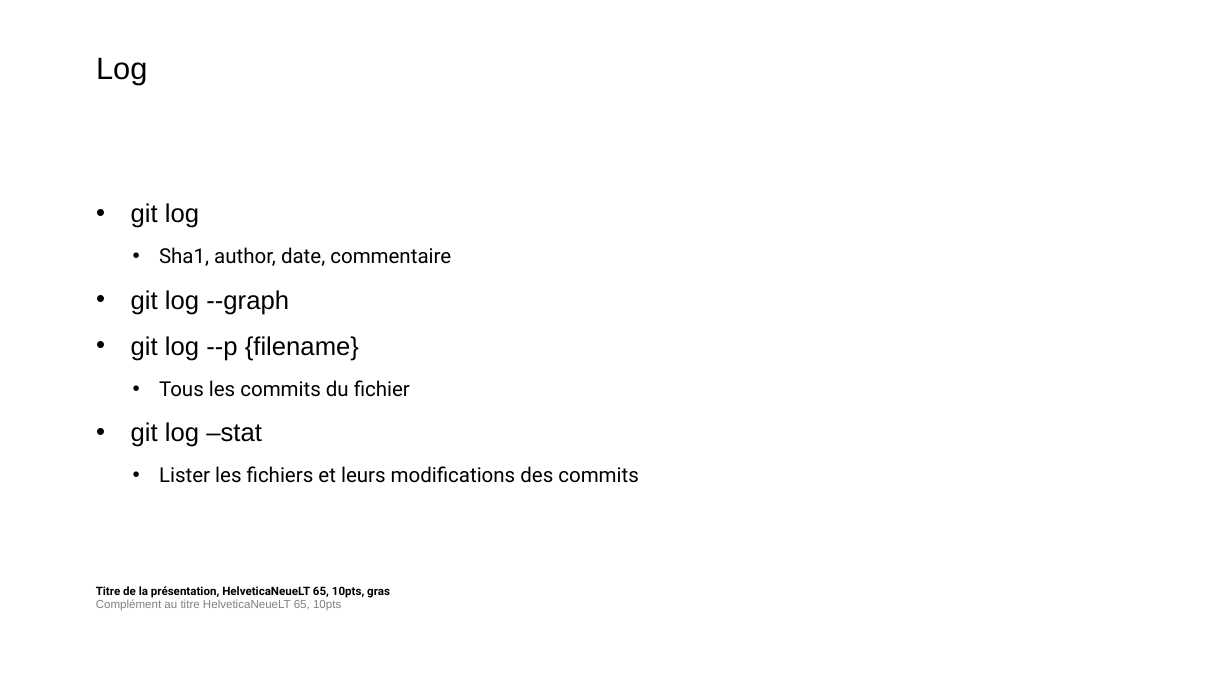
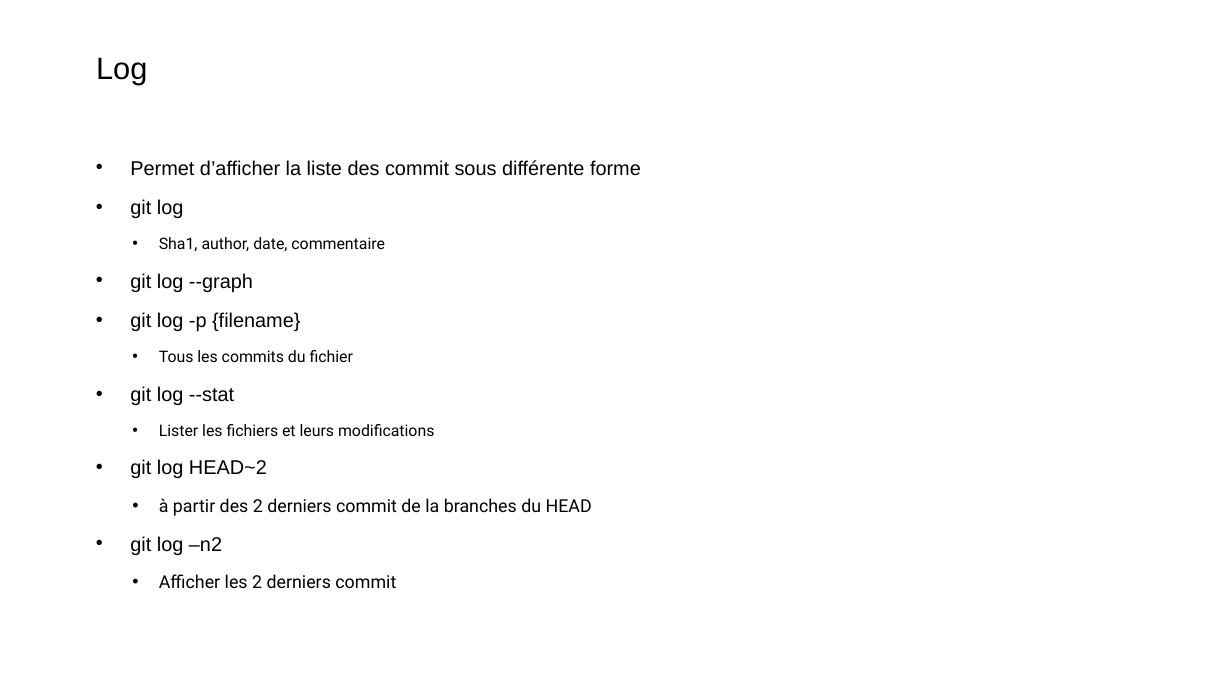
Before and after one commit to Xaviou1003/formation-git, a slide deck: slide 25 of Formation Git - basique.pptx. Drawn at 1232x693 pixels with LibreOffice and Linux fonts; fonts in the diff are those of the drawing; background and template pictures are left out. Boxes give left, top, right and bottom in pixels: in the first picture for what was removed or moved away, otherwise in the second. Text is boxed around its words. In the diff, an @@ line names an element or a change of style, - is before the commit and + after.

```diff
--- a/Formation Git - basique.pptx
+++ b/Formation Git - basique.pptx
@@ text "Permet d’afficher la liste des ...": place and size @@
-text "Permet d’afficher la liste des ..." at (131, 203, 639, 483)
+text "Permet d’afficher la liste des ..." at (130, 160, 641, 588)
@@ text at (130, 160, 641, 176): paragraph added @@
+• Permet d’afficher la liste des commit sous différente forme
@@ text at (130, 199, 385, 292): size 20 to 15.5 pt in "git log", "git log --graph"; size 16 to 12.4 pt in "Sha1, author, date, commentaire", "Tous les commits du fichier" @@
@@ text at (130, 312, 300, 331): text changed; size 20 to 15.5 pt @@
-• git log --p {filename}
+• git log -p {filename}
@@ text at (130, 386, 592, 588): text changed; size 16 to 13.9 pt @@
-• git log –stat
-  • Lister les fichiers et leurs modifications des commits
+• git log --stat
+  • Lister les fichiers et leurs modifications
+• git log HEAD~2
+  • à partir des 2 derniers commit de la branches du HEAD
+• git log –n2
+  • Afficher les 2 derniers commit
@@ text removed at (96, 586, 390, 610) @@
-Titre de la présentation, HelveticaNeueLT 65, 10pts, gras
-Complément au titre HelveticaNeueLT 65, 10pts
```
Also in this commit, not shown: 1 other slide changed, 22 slides added, 3 other files.
